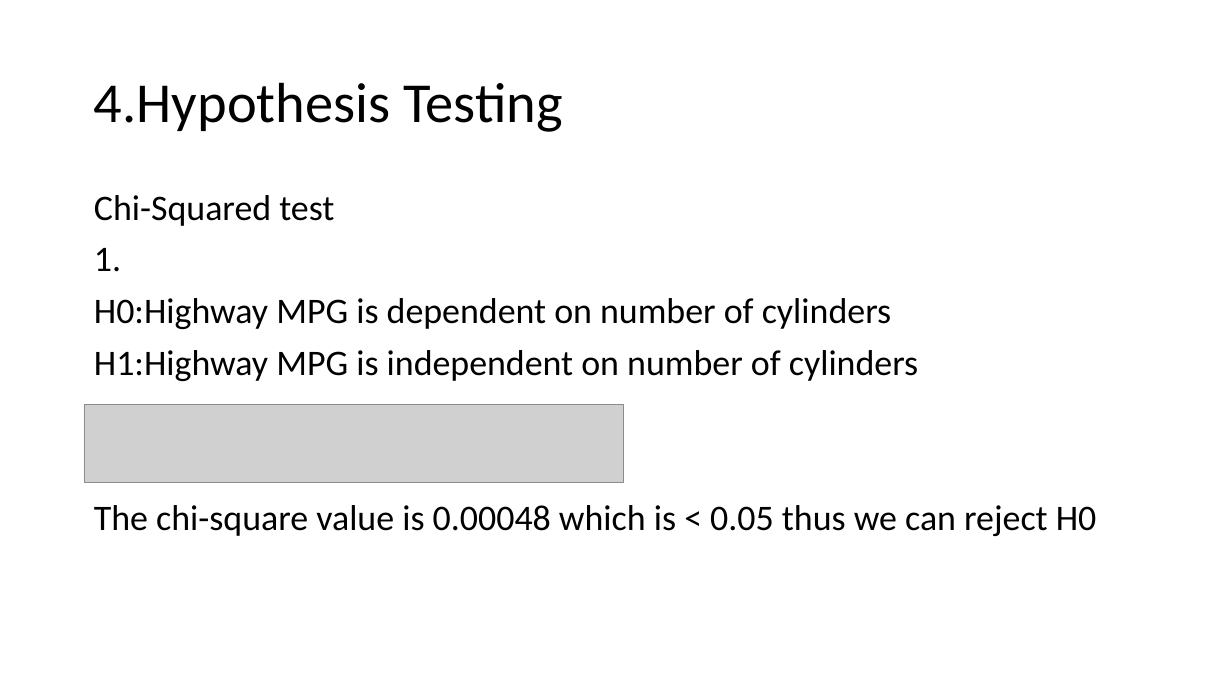
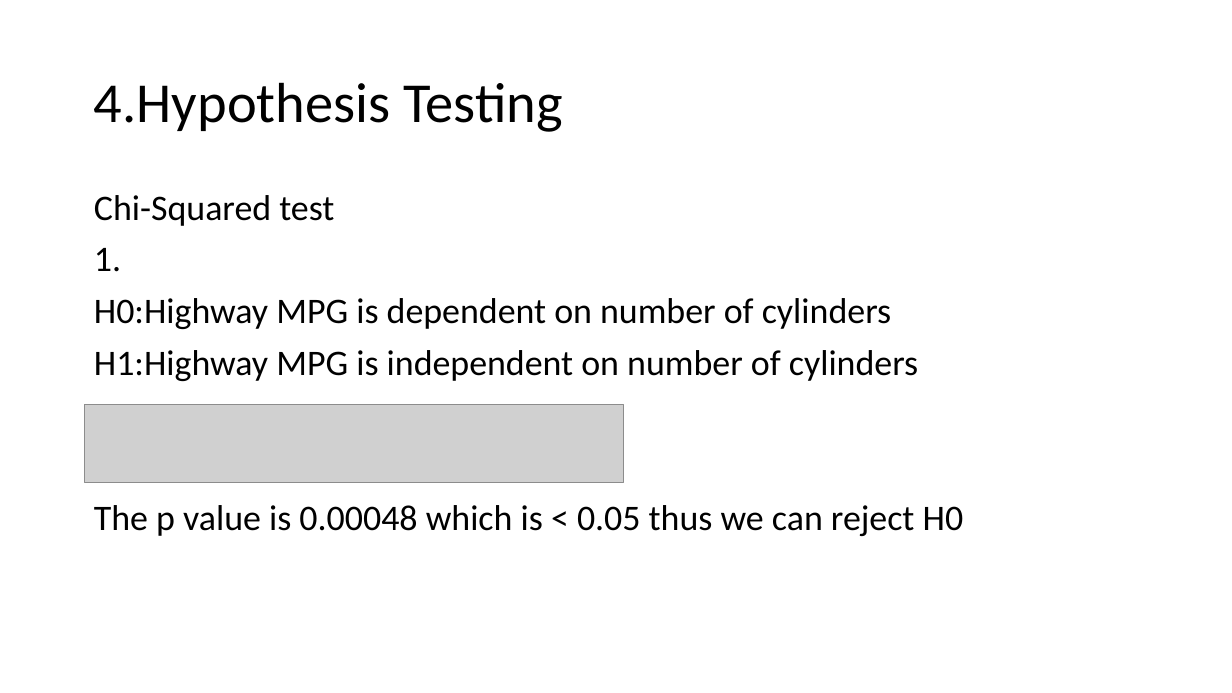
Before and after one commit to mohitgaggar/IDSproject, a slide deck: slide 15 of IDS.pptx (slide 16 before the commit). Drawn at 1232x693 pixels with LibreOffice and Linux fonts; fonts in the diff are those of the drawing; grey boxes stand for pictures. Boxes give left, top, right and bottom in pixels: in the first picture for what was removed or moved away, otherwise in the second. Text is boxed around its words. In the diff, an @@ line names an element or a change of style, - is before the commit and + after.

```diff
--- a/IDS.pptx
+++ b/IDS.pptx
@@ text at [94, 505, 964, 536]: text changed @@
-The chi-square value is 0.00048 which is < 0.05 thus we can reject H0
+The p value is 0.00048 which is < 0.05 thus we can reject H0
```
Also in this commit, not shown: 8 other slides changed, 1 slide removed.
